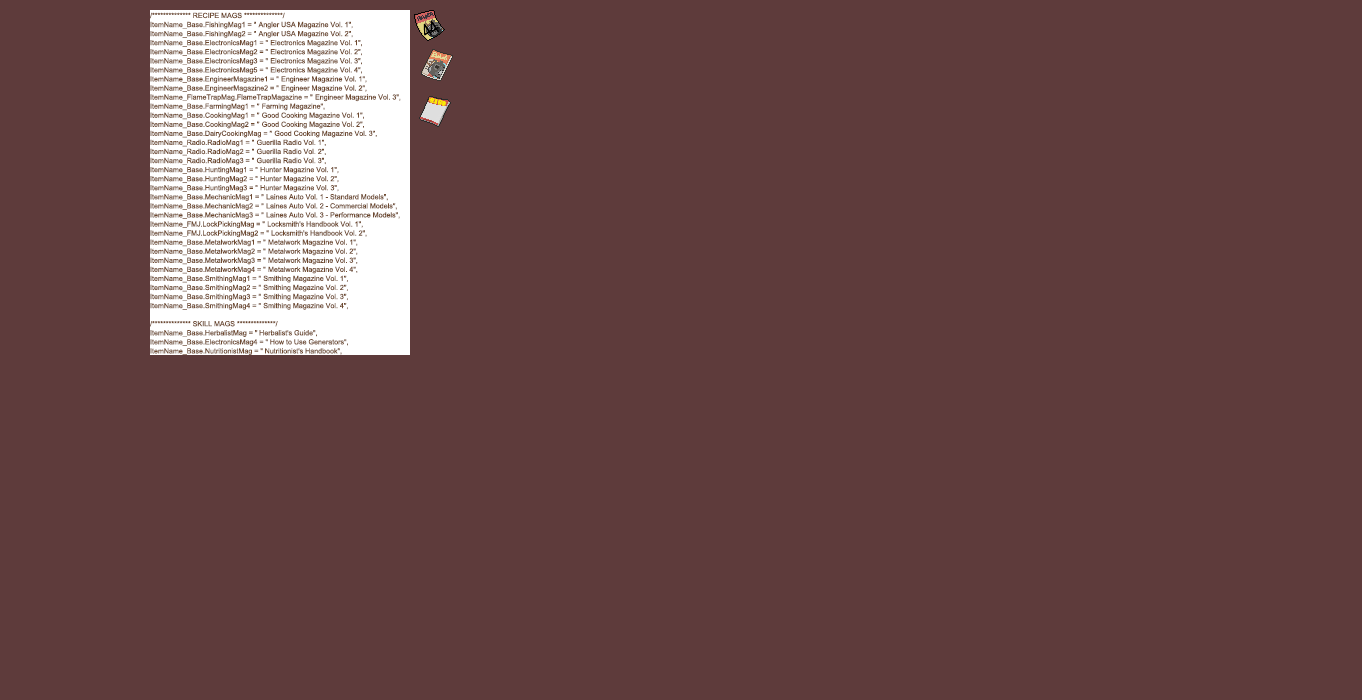
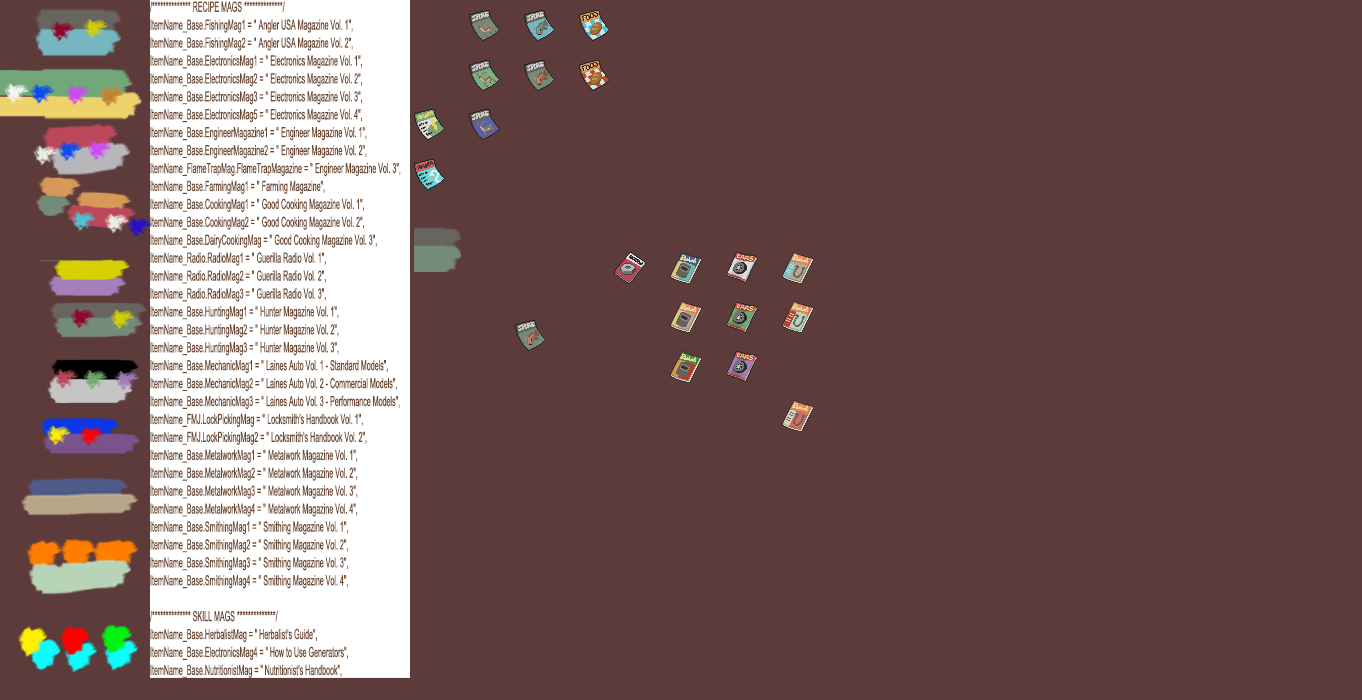
Two versions of the same layered image (1362 × 700). Layer-by-layer changes:
added layer "Layer 40" above "palletes" over [414, 227, 461, 272]
showed "palletes", painted on it over [0, 8, 152, 672]
removed group "lit names" (2 layers) over [150, 10, 401, 355]
moved "/************** RECIPE MAGS **************/ ItemName_Base.Fish" out of group "lit names", painted on it over [150, 1, 401, 678]
moved "Layer 28" out of group "lit names", painted on it over [150, 0, 410, 678]
hid group "pamphlet" (1st of 2) (25 layers) over [414, 10, 445, 41]
hid group "magazine" (1st of 2) (7 layers) over [419, 96, 451, 127]
hid group "manual" (1st of 2) (28 layers) over [421, 49, 453, 81]
showed group "originals copy" (23 layers) over [347, 10, 814, 432]
